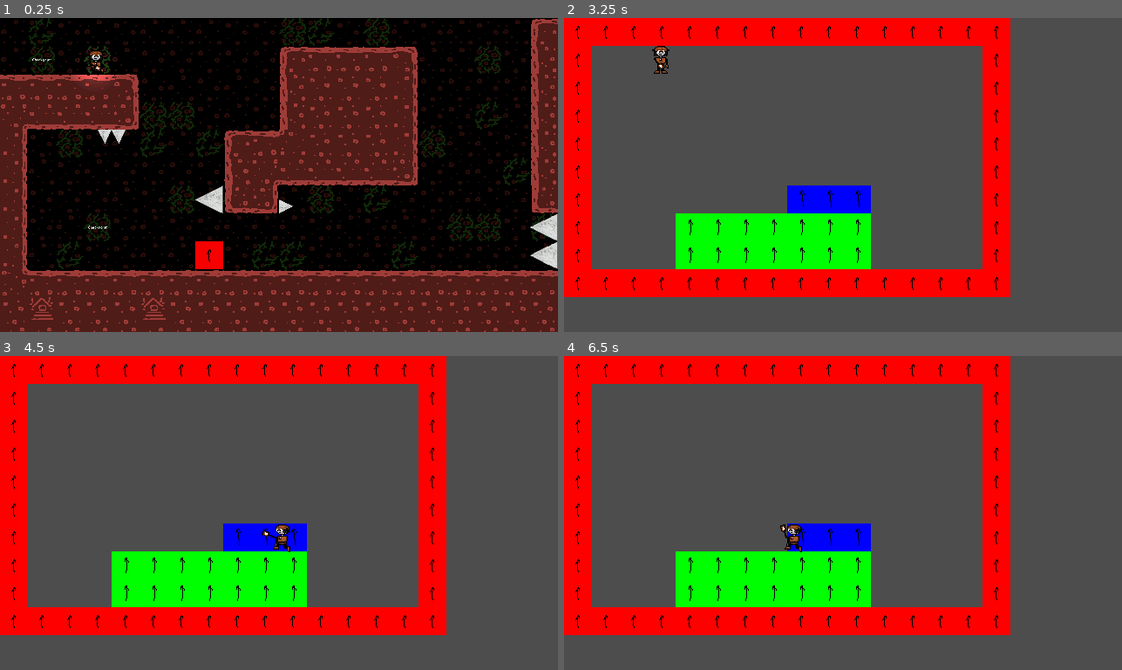
Above: before the commit, frames 1-4 (two rows, left to right).
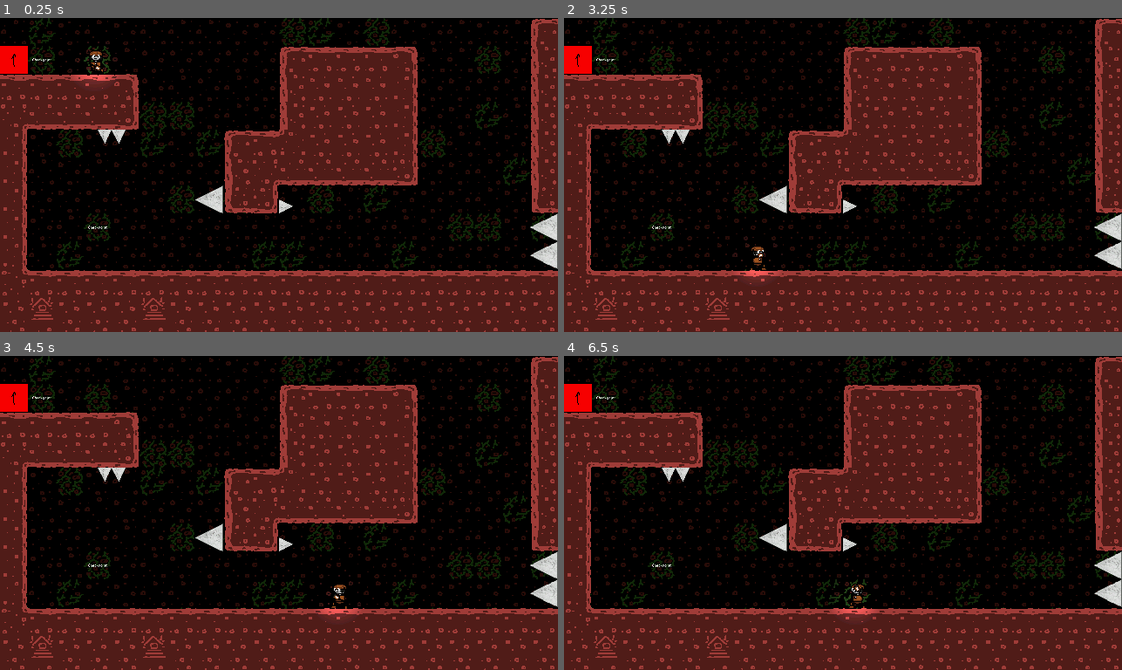
Above: after the commit, the same moments.

Repository: chars-at-last/Platforming-Game
Game: Godot game, scene res://nodes/scenes/game_manager.tscn
The game is run twice, just before and just after one commit, with the same random seed, the same clock (stepped at 60 frames per second) and the same inputs. The engine's default icon, where the game draws it, is replaced by a stand-in: a white triangle on a blue panel in a dark square.
Inputs (mouse positions are in pixels of both pictures, inside the frame that each line leads up to):
- Up to frame 1 (0.25 s): no input
- Up to frame 2 (3.25 s): tap Enter at 0.5 s; move the mouse to (965, 159) at 0.52 s; hold S (look_down) 0.53-1.28 s; hold D (move_right) 0.53-2.03 s; click (965, 159) at 0.6 s; tap Space (jump) at 0.77, 1.07, 1.52, 1.82, 2.3, 2.75, 2.85, 3.02 s; move the mouse to (731, 190) at 1.27 s; tap S (look_down) at 1.35 s; tap W (look_up) at 1.55 s; move the mouse to (898, 105) at 2.02 s; hold A (move_left) 2.03-2.78 s; hold W (look_up) 2.03-2.78 s; move the mouse to (815, 237) at 2.77 s; hold D (move_right) from 2.78 s (still down); click (815, 237) at 3.05 s
- Up to frame 3 (4.5 s): tap Space (jump) at 3.32, 3.77, 4.07 s; move the mouse to (446, 560) at 3.52 s; hold S (look_down) 3.53-4.28 s; click (446, 560) at 3.6 s; move the mouse to (111, 465) at 4.27 s; release D (move_right) at 4.28 s; hold A (move_left) from 4.28 s (still down); tap S (look_down) at 4.35 s
- Up to frame 4 (6.5 s): tap Space (jump) at 4.52, 4.82, 5.3, 6.02, 6.32 s; tap W (look_up) at 4.55 s; move the mouse to (870, 513) at 5.02 s; release A (move_left) at 5.03 s; hold D (move_right) 5.03-5.78 s; hold W (look_up) 5.03-5.78 s; move the mouse to (759, 434) at 5.77 s; hold A (move_left) from 5.78 s (still down); click (759, 434) at 5.85 s

The runs differ from the first frame. In frame 1, 0.9% of the frame differs, in the area x 0-40%, y 8-80%; in frame 2, 99%; in frame 3, 99%; in frame 4, 99%, in the area x 0-100%, y 0-100%.

Commit message:
Gun Positioning Complete, Small Player Animation Fix

Diff:
--- a/assets/resources/comp195_tileset.tres
+++ b/assets/resources/comp195_tileset.tres
@@ -21,7 +21,7 @@
 3:0/0 = 0
 3:0/0/terrain_set = 0
 3:0/0/occlusion_layer_0/polygon = SubResource("OccluderPolygon2D_huusc")
-3:0/0/physics_layer_3/polygon_0/points = PackedVector2Array(-24, 32, 24, 32, 0, -24)
+3:0/0/physics_layer_3/polygon_0/points = PackedVector2Array(0, -16, 16, 32, -16, 32)
 0:0/0 = 0
 0:0/0/terrain_set = 0
 0:0/0/terrain = 0
--- a/nodes/scenes/game_manager.tscn
+++ b/nodes/scenes/game_manager.tscn
@@ -75,7 +75,7 @@
 text = "Checkpoint"
 
 [node name="TileMapLayer" parent="." instance=ExtResource("6_2tw34")]
-tile_map_data = PackedByteArray("AAAHAAgAAAAAAAAAAAA=")
+tile_map_data = PackedByteArray("AAAAAAEAAAAAAAAAAAA=")
 
 [node name="LevelManager" parent="." instance=ExtResource("7_5cnyl")]
 
--- a/nodes/scenes/player/player.tscn
+++ b/nodes/scenes/player/player.tscn
@@ -1,9 +1,11 @@
-[gd_scene load_steps=116 format=3 uid="uid://crtbnkmpoyka2"]
+[gd_scene load_steps=119 format=3 uid="uid://crtbnkmpoyka2"]
 
 [ext_resource type="Script" path="res://nodes/scripts/player.gd" id="1_u04yn"]
 [ext_resource type="Texture2D" uid="uid://5h70if3nn0yk" path="res://assets/art/player_spritesheet.png" id="2_s22yy"]
 [ext_resource type="PackedScene" uid="uid://d2a0dv2u0u0vc" path="res://nodes/scenes/player/gun.tscn" id="3_arsik"]
 
+[sub_resource type="RectangleShape2D" id="RectangleShape2D_r2fna"]
+
 [sub_resource type="CanvasTexture" id="CanvasTexture_0keb0"]
 diffuse_texture = ExtResource("2_s22yy")
 
@@ -11,9 +13,6 @@
 
 [sub_resource type="RectangleShape2D" id="RectangleShape2D_7tpoi"]
 size = Vector2(16, 10)
-
-[sub_resource type="RectangleShape2D" id="RectangleShape2D_r2fna"]
-size = Vector2(24, 20)
 
 [sub_resource type="Animation" id="Animation_xs0bs"]
 length = 0.001
@@ -87,12 +86,12 @@
 "times": PackedFloat32Array(0),
 "transitions": PackedFloat32Array(1),
 "update": 0,
-"values": [Vector2(24, 20)]
+"values": [Vector2(20, 20)]
 }
 tracks/6/type = "value"
 tracks/6/imported = false
 tracks/6/enabled = true
-tracks/6/path = NodePath("WallJumpArea/CollisionShape2D:position")
+tracks/6/path = NodePath("WallJumpArea:position")
 tracks/6/interp = 1
 tracks/6/loop_wrap = true
 tracks/6/keys = {
@@ -100,6 +99,20 @@
 "transitions": PackedFloat32Array(1),
 "update": 0,
 "values": [Vector2(0, 0)]
+}
+tracks/7/type = "method"
+tracks/7/imported = false
+tracks/7/enabled = true
+tracks/7/path = NodePath("Gun")
+tracks/7/interp = 1
+tracks/7/loop_wrap = true
+tracks/7/keys = {
+"times": PackedFloat32Array(0),
+"transitions": PackedFloat32Array(1),
+"values": [{
+"args": [Vector2(-7, 0), true],
+"method": &"update_base_position"
+}]
 }
 
 [sub_resource type="Animation" id="Animation_pjv1t"]
@@ -229,7 +242,7 @@
 tracks/6/type = "value"
 tracks/6/imported = false
 tracks/6/enabled = true
-tracks/6/path = NodePath("WallJumpArea/CollisionShape2D:position")
+tracks/6/path = NodePath("WallJumpArea:position")
 tracks/6/interp = 1
 tracks/6/loop_wrap = true
 tracks/6/keys = {
@@ -237,6 +250,20 @@
 "transitions": PackedFloat32Array(1),
 "update": 0,
 "values": [Vector2(0, 4.5)]
+}
+tracks/7/type = "method"
+tracks/7/imported = false
+tracks/7/enabled = true
+tracks/7/path = NodePath("Gun")
+tracks/7/interp = 1
+tracks/7/loop_wrap = true
+tracks/7/keys = {
+"times": PackedFloat32Array(0),
+"transitions": PackedFloat32Array(1),
+"values": [{
+"args": [Vector2(-7, 6), true],
+"method": &"update_base_position"
+}]
 }
 
 [sub_resource type="Animation" id="Animation_nrt24"]
@@ -346,12 +373,12 @@
 "times": PackedFloat32Array(0),
 "transitions": PackedFloat32Array(1),
 "update": 0,
-"values": [Vector2(24, 20)]
+"values": [Vector2(20, 20)]
 }
 tracks/6/type = "value"
 tracks/6/imported = false
 tracks/6/enabled = true
-tracks/6/path = NodePath("WallJumpArea/CollisionShape2D:position")
+tracks/6/path = NodePath("WallJumpArea:position")
 tracks/6/interp = 1
 tracks/6/loop_wrap = true
 tracks/6/keys = {
@@ -359,6 +386,20 @@
 "transitions": PackedFloat32Array(1),
 "update": 0,
 "values": [Vector2(0, 0)]
+}
+tracks/7/type = "method"
+tracks/7/imported = false
+tracks/7/enabled = true
+tracks/7/path = NodePath("Gun")
+tracks/7/interp = 1
+tracks/7/loop_wrap = true
+tracks/7/keys = {
+"times": PackedFloat32Array(0),
+"transitions": PackedFloat32Array(1),
+"values": [{
+"args": [Vector2(-7, 0), true],
+"method": &"update_base_position"
+}]
 }
 
 [sub_resource type="Animation" id="Animation_jxlgt"]
@@ -489,7 +530,7 @@
 tracks/6/type = "value"
 tracks/6/imported = false
 tracks/6/enabled = true
-tracks/6/path = NodePath("WallJumpArea/CollisionShape2D:position")
+tracks/6/path = NodePath("WallJumpArea:position")
 tracks/6/interp = 1
 tracks/6/loop_wrap = true
 tracks/6/keys = {
@@ -497,6 +538,20 @@
 "transitions": PackedFloat32Array(1),
 "update": 0,
 "values": [Vector2(0, 0)]
+}
+tracks/7/type = "method"
+tracks/7/imported = false
+tracks/7/enabled = true
+tracks/7/path = NodePath("Gun")
+tracks/7/interp = 1
+tracks/7/loop_wrap = true
+tracks/7/keys = {
+"times": PackedFloat32Array(0),
+"transitions": PackedFloat32Array(1),
+"values": [{
+"args": [Vector2(-7, 0), true],
+"method": &"update_base_position"
+}]
 }
 
 [sub_resource type="Animation" id="Animation_uv2is"]
@@ -979,6 +1034,18 @@
 [sub_resource type="AnimationNodeStateMachineTransition" id="AnimationNodeStateMachineTransition_etb3y"]
 advance_mode = 2
 advance_expression = "is_on_floor() or is_ducking()"
+
+[sub_resource type="AnimationNodeStateMachineTransition" id="AnimationNodeStateMachineTransition_eeqdl"]
+advance_mode = 2
+advance_expression = "unbridled_velocity.y != 0"
+
+[sub_resource type="AnimationNodeStateMachineTransition" id="AnimationNodeStateMachineTransition_1v1bf"]
+advance_mode = 2
+advance_expression = "unbridled_velocity.y < 0"
+
+[sub_resource type="AnimationNodeStateMachineTransition" id="AnimationNodeStateMachineTransition_mplyd"]
+advance_mode = 2
+advance_expression = "unbridled_velocity.y > 0"
 
 [sub_resource type="AnimationNodeStateMachine" id="AnimationNodeStateMachine_cn2te"]
 states/End/position = Vector2(1286, 318)
@@ -1017,8 +1084,8 @@
 states/walking_look_up2/position = Vector2(1069, 100)
 states/walking_looking_up/node = SubResource("AnimationNodeAnimation_m0v4i")
 states/walking_looking_up/position = Vector2(810, 427)
-transitions = ["Start", "idle", SubResource("AnimationNodeSt …(5673 unchanged characters)… mationNodeStateMachineTransition_etb3y")]
-graph_offset = Vector2(-101, -115.729)
+transitions = ["Start", "idle", SubResource("AnimationNodeSt …(5673 unchanged characters)… mationNodeStateMachineTransition_etb3y"), "look_up", "idle", SubResource("AnimationNodeStateMachineTransition_eeqdl"), "look_up", "jump_looking_up", SubResource("AnimationNodeStateMachineTransition_1v1bf"), "look_up", "falling_look_up", SubResource("AnimationNodeStateMachineTransition_mplyd")]
+graph_offset = Vector2(125.754, -96.2202)
 
 [sub_resource type="Gradient" id="Gradient_420ka"]
 colors = PackedColorArray(1, 1, 1, 1, 0, 0, 0, 1)
@@ -1036,6 +1103,14 @@
 script = ExtResource("1_u04yn")
 move_accel = 5.0
 
+[node name="WallJumpArea" type="Area2D" parent="."]
+collision_layer = 0
+collision_mask = 2
+
+[node name="CollisionShape2D" type="CollisionShape2D" parent="WallJumpArea"]
+position = Vector2(-4, 0)
+shape = SubResource("RectangleShape2D_r2fna")
+
 [node name="Sprite2D" type="Sprite2D" parent="."]
 light_mask = 0
 position = Vector2(1, 1)
@@ -1050,13 +1125,6 @@
 position = Vector2(0, 11)
 shape = SubResource("RectangleShape2D_7tpoi")
 
-[node name="WallJumpArea" type="Area2D" parent="."]
-collision_layer = 0
-collision_mask = 2
-
-[node name="CollisionShape2D" type="CollisionShape2D" parent="WallJumpArea"]
-shape = SubResource("RectangleShape2D_r2fna")
-
 [node name="AnimationPlayer" type="AnimationPlayer" parent="."]
 libraries = {
 "": SubResource("AnimationLibrary_mn3du")
--- a/nodes/scripts/gun.gd
+++ b/nodes/scripts/gun.gd
@@ -12,8 +12,15 @@
 @onready var timer: Timer = $Timer						## Timer
 @export var base_node: Player							## The player
 
+var base_position: Vector2								## Base gun position
+var flipped: bool = false								## Whether or not gun is "flipped"
+
 var _charging: bool = false								## Flag if charging gun
 var _can_fire: bool = true								## Flag if the gun can charge/fire
+
+# Ready
+func _ready() -> void:
+	self.base_position = position
 
 # Process
 func _physics_process(_delta: float) -> void:
@@ -42,3 +49,18 @@
 func fire_gun(percent: float) -> void:
 	base_node.unbridled_velocity -= GUN_BOOST_MAGNITUDE * percent * Vector2.from_angle(self.rotation)
 	_can_fire = false
+
+# Updates base position
+func update_base_position(new_base: Vector2, change_position: bool = false) -> void:
+	self.base_position = new_base
+	if change_position:
+		update_position()
+
+# Update position
+func update_position() -> void:
+	self.position = base_position * (Vector2.RIGHT if flipped else Vector2.LEFT) + Vector2.DOWN * base_position
+
+# "Flip" gun
+func flip(is_flipped: bool) -> void:
+	flipped = is_flipped
+	update_position()
--- a/nodes/scripts/level_manager.gd
+++ b/nodes/scripts/level_manager.gd
@@ -31,7 +31,7 @@
 func next() -> void:
 	print("Switching level")
 	print(SpawnPoint.check_point_level)
-	get_tree().change_scene_to_file("res://nodes/scenes/level.tscn")
+	get_tree().call_deferred("change_scene_to_file", "res://nodes/scenes/level.tscn")
 
 
 func _on_goal_tile_complete_level() -> void:
--- a/nodes/scripts/player.gd
+++ b/nodes/scripts/player.gd
@@ -24,6 +24,7 @@
 @onready var sprite: Sprite2D = $Sprite2D								## The Sprite
 @onready var gun: Gun = $Gun											## The Gun
 @onready var wja: Area2D = $WallJumpArea								## Wall jump area
+@onready var w_shape: CollisionShape2D = $WallJumpArea/CollisionShape2D	## Wall jump area col shape
 @onready var tile_area: Area2D = $TileArea								## Area for "Special" tiles
 
 var direction: float													## Direction of movement
@@ -44,9 +45,12 @@
 var _can_wall_jump: bool = false										## Flag if can wall jump
 var _just_jumped: bool = false											## Tracks if character just jumped
 
-
 var _can_control: bool = true 											## If the player character is still alive and can be controled by the player
 
+# Ready
+func _ready() -> void:
+	direction = 1
+	face()
 
 # Process
 func _physics_process(delta: float) -> void:
@@ -98,7 +102,8 @@
 
 	if changing:
 		sprite.flip_h = temp_flip_h
-		#gun.update_position(not temp_flip_h)
+		w_shape.position.x = abs(w_shape.position.x) * (1 if temp_flip_h else -1)
+		gun.flip(not temp_flip_h)
 
 # Gravity and other stuff
 func physics_gravity(delta: float) -> void:
Not shown: 1 places in nodes/scenes/game_manager.tscn that only renumber resources
